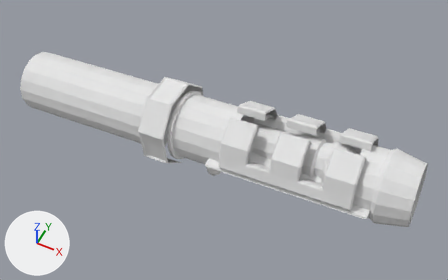
Before and after pictures for a commit that changed the OBJ model src/default/models/quake/v_rock/tris.obj.
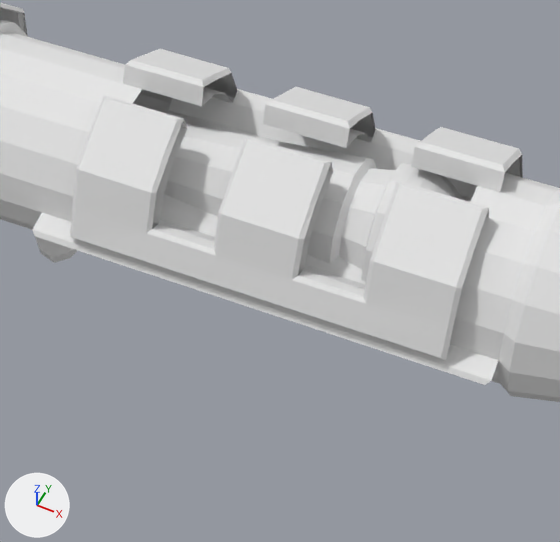
Old and new are each drawn whole from a 50 mm lens placed at (23.4, -25.6, 20.4), pointed at (10.5, 0.1, -11.8) and again close up on the part from 43% to 87% of the width and 30% to 98% of the height. Lighting does not change. The marker at lower left points along +X, +Y and +Z. The last two pictures show the newer version. Where no turn or scale is listed for an object, it has been applied to the vertices. Vertices at exactly the same position are counted once.

Names of what the first close-up shows: 'tris'.
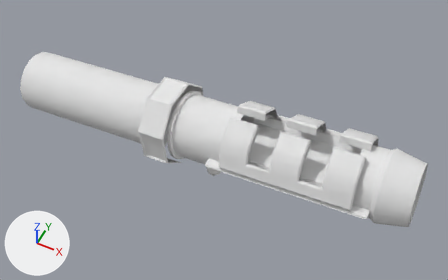
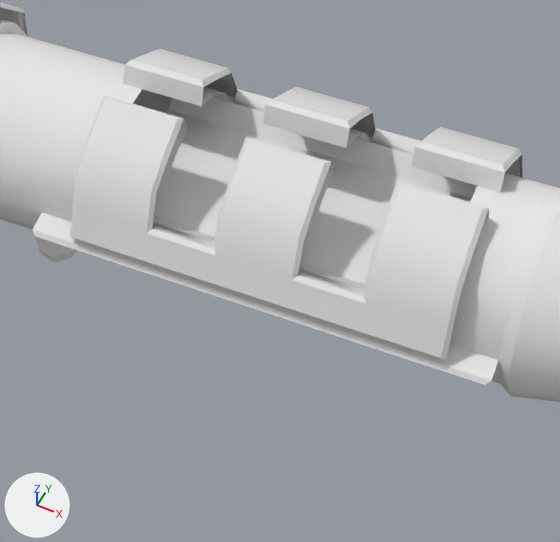
Location of each change, [x1, y1, x2, y2] in pixels of the close-ups (560 x 542 px):
part 1 of me_tris, deleted
    before: [164, 124, 461, 282]

The change, as a diff of the scene's bpy script:
```diff
--- a/src/default/models/quake/v_rock/tris.obj.py
+++ b/src/default/models/quake/v_rock/tris.obj.py
@@ me_tris @@
 # used by ob_tris; location = (0.0, 0.0, 0.0)
-me_tris.from_pydata(...)  # 583 vertices, 938 faces; spans x -5.6..24.0, y -2.9..2.9, z -14.9..-7.7
+me_tris.from_pydata(...)  # 491 vertices, 788 faces; spans x -5.6..24.0, y -2.9..2.9, z -14.9..-7.7
+# me_tris part 1: the loose piece of 92 vertices spanning x 11.9..19.9, y -1.6..1.6, z -10.8..-8.6 is deleted
 me_tris.materials.append(mat_quake_v_rock_skin)
```
